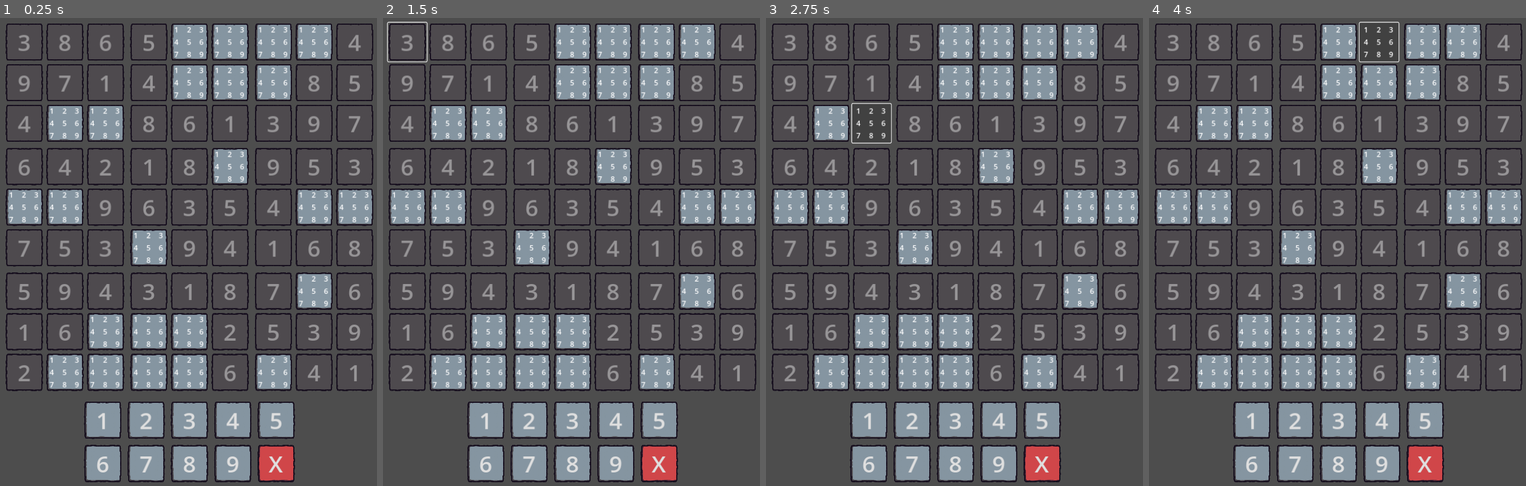
Above: before the commit, frames 1-4 (left to right).
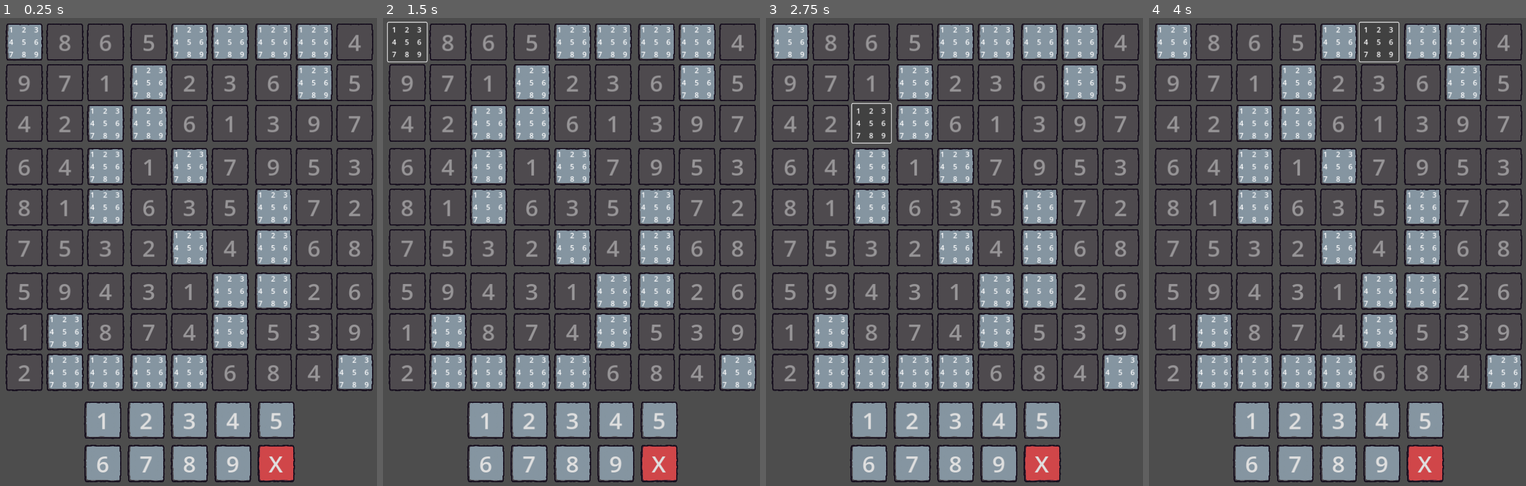
Above: after the commit, the same moments.

Repository: gitMickehh/soduku-recreation
Game: Godot game, scene res://soduku_scene.tscn
The game is run twice, just before and just after one commit, with the same random seed, the same clock (stepped at 60 frames per second) and the same inputs.
Inputs (mouse positions are in pixels of both pictures, inside the frame that each line leads up to):
- Up to frame 1 (0.25 s): no input
- Up to frame 2 (1.5 s): click (447, 120) at 0.52 s; click (405, 41) at 1.27 s
- Up to frame 3 (2.75 s): click (871, 120) at 2.02 s
- Up to frame 4 (4 s): click (1337, 41) at 2.77 s; click (1378, 41) at 3.52 s

The runs differ from the first frame. In frame 1, 18% of the frame differs, in the area x 2-99%, y 1-80%; in frame 2, 18%; in frame 3, 18%; in frame 4, 18%.

Commit message:
fixed miscalculation in global index!

Diff:
--- a/scripts/soduku_creator.gd
+++ b/scripts/soduku_creator.gd
@@ -128,6 +128,6 @@
 
 func get_cell_location_from_global_index(global_index: int) -> CellLocation:
 	var block_index = floori(global_index / 9)
-	var index_id = (global_index - (9 * block_index)) - 1
+	var index_id = (global_index - (9 * block_index))
 
 	return CellLocation.new_cell(Soduku_Solver.get_vector_from_index(index_id),Soduku_Solver.get_vector_from_index(block_index))
--- a/soduku_scene.tscn
+++ b/soduku_scene.tscn
@@ -10,11 +10,25 @@
 [ext_resource type="StyleBox" uid="uid://7pv4i3nt31s5" path="res://texture_stylebox/disabled_red_button.tres" id="7_ibq0h"]
 [ext_resource type="Texture2D" uid="uid://dmqntpq2bfb4p" path="res://art/soduku_ui.png" id="7_qbthg"]
 
-[sub_resource type="StyleBoxFlat" id="StyleBoxFlat_fxkm2"]
-resource_local_to_scene = true
-bg_color = Color(0.46, 0.46, 0.46, 1)
-
-[sub_resource type="StyleBoxFlat" id="StyleBoxFlat_n6wdw"]
+[sub_resource type="StyleBoxTexture" id="StyleBoxTexture_fvs7s"]
+resource_local_to_scene = true
+texture = ExtResource("7_qbthg")
+axis_stretch_horizontal = 2
+axis_stretch_vertical = 2
+region_rect = Rect2(512, 0, 512, 512)
+
+[sub_resource type="StyleBoxTexture" id="StyleBoxTexture_rnb3f"]
+resource_local_to_scene = true
+texture = ExtResource("7_qbthg")
+axis_stretch_horizontal = 2
+axis_stretch_vertical = 2
+region_rect = Rect2(0, 0, 512, 512)
+
+[sub_resource type="StyleBoxFlat" id="StyleBoxFlat_hssn3"]
+resource_local_to_scene = true
+bg_color = Color(0.46, 0.46, 0.46, 1)
+
+[sub_resource type="StyleBoxFlat" id="StyleBoxFlat_gt084"]
 resource_local_to_scene = true
 bg_color = Color(0.190762, 0.190762, 0.190762, 1)
 
@@ -33,11 +47,25 @@
 region_rect = Rect2(512, 512, 512, 512)
 modulate_color = Color(0.31, 0.2542, 0.2542, 1)
 
-[sub_resource type="StyleBoxFlat" id="StyleBoxFlat_f2jb4"]
-resource_local_to_scene = true
-bg_color = Color(0.46, 0.46, 0.46, 1)
-
-[sub_resource type="StyleBoxFlat" id="StyleBoxFlat_gyn28"]
+[sub_resource type="StyleBoxTexture" id="StyleBoxTexture_lpbg1"]
+resource_local_to_scene = true
+texture = ExtResource("7_qbthg")
+axis_stretch_horizontal = 2
+axis_stretch_vertical = 2
+region_rect = Rect2(512, 0, 512, 512)
+
+[sub_resource type="StyleBoxTexture" id="StyleBoxTexture_obdvu"]
+resource_local_to_scene = true
+texture = ExtResource("7_qbthg")
+axis_stretch_horizontal = 2
+axis_stretch_vertical = 2
+region_rect = Rect2(0, 0, 512, 512)
+
+[sub_resource type="StyleBoxFlat" id="StyleBoxFlat_35lcv"]
+resource_local_to_scene = true
+bg_color = Color(0.46, 0.46, 0.46, 1)
+
+[sub_resource type="StyleBoxFlat" id="StyleBoxFlat_f8tdo"]
 resource_local_to_scene = true
 bg_color = Color(0.190762, 0.190762, 0.190762, 1)
 
@@ -56,11 +84,25 @@
 region_rect = Rect2(512, 512, 512, 512)
 modulate_color = Color(0.31, 0.2542, 0.2542, 1)
 
-[sub_resource type="StyleBoxFlat" id="StyleBoxFlat_avs55"]
-resource_local_to_scene = true
-bg_color = Color(0.46, 0.46, 0.46, 1)
-
-[sub_resource type="StyleBoxFlat" id="StyleBoxFlat_f1akh"]
+[sub_resource type="StyleBoxTexture" id="StyleBoxTexture_f802o"]
+resource_local_to_scene = true
+texture = ExtResource("7_qbthg")
+axis_stretch_horizontal = 2
+axis_stretch_vertical = 2
+region_rect = Rect2(512, 0, 512, 512)
+
+[sub_resource type="StyleBoxTexture" id="StyleBoxTexture_6a6mp"]
+resource_local_to_scene = true
+texture = ExtResource("7_qbthg")
+axis_stretch_horizontal = 2
+axis_stretch_vertical = 2
+region_rect = Rect2(0, 0, 512, 512)
+
+[sub_resource type="StyleBoxFlat" id="StyleBoxFlat_akvsf"]
+resource_local_to_scene = true
+bg_color = Color(0.46, 0.46, 0.46, 1)
+
+[sub_resource type="StyleBoxFlat" id="StyleBoxFlat_xvbog"]
 resource_local_to_scene = true
 bg_color = Color(0.190762, 0.190762, 0.190762, 1)
 
@@ -79,11 +121,25 @@
 region_rect = Rect2(512, 512, 512, 512)
 modulate_color = Color(0.31, 0.2542, 0.2542, 1)
 
-[sub_resource type="StyleBoxFlat" id="StyleBoxFlat_jiec4"]
-resource_local_to_scene = true
-bg_color = Color(0.46, 0.46, 0.46, 1)
-
-[sub_resource type="StyleBoxFlat" id="StyleBoxFlat_ej4vh"]
+[sub_resource type="StyleBoxTexture" id="StyleBoxTexture_mtj2a"]
+resource_local_to_scene = true
+texture = ExtResource("7_qbthg")
+axis_stretch_horizontal = 2
+axis_stretch_vertical = 2
+region_rect = Rect2(512, 0, 512, 512)
+
+[sub_resource type="StyleBoxTexture" id="StyleBoxTexture_q5moq"]
+resource_local_to_scene = true
+texture = ExtResource("7_qbthg")
+axis_stretch_horizontal = 2
+axis_stretch_vertical = 2
+region_rect = Rect2(0, 0, 512, 512)
+
+[sub_resource type="StyleBoxFlat" id="StyleBoxFlat_5gqfr"]
+resource_local_to_scene = true
+bg_color = Color(0.46, 0.46, 0.46, 1)
+
+[sub_resource type="StyleBoxFlat" id="StyleBoxFlat_ew8u5"]
 resource_local_to_scene = true
 bg_color = Color(0.190762, 0.190762, 0.190762, 1)
 
@@ -102,11 +158,25 @@
 region_rect = Rect2(512, 512, 512, 512)
 modulate_color = Color(0.31, 0.2542, 0.2542, 1)
 
-[sub_resource type="StyleBoxFlat" id="StyleBoxFlat_bv33k"]
-resource_local_to_scene = true
-bg_color = Color(0.46, 0.46, 0.46, 1)
-
-[sub_resource type="StyleBoxFlat" id="StyleBoxFlat_jxew6"]
+[sub_resource type="StyleBoxTexture" id="StyleBoxTexture_4tq1c"]
+resource_local_to_scene = true
+texture = ExtResource("7_qbthg")
+axis_stretch_horizontal = 2
+axis_stretch_vertical = 2
+region_rect = Rect2(512, 0, 512, 512)
+
+[sub_resource type="StyleBoxTexture" id="StyleBoxTexture_1bnpf"]
+resource_local_to_scene = true
+texture = ExtResource("7_qbthg")
+axis_stretch_horizontal = 2
+axis_stretch_vertical = 2
+region_rect = Rect2(0, 0, 512, 512)
+
+[sub_resource type="StyleBoxFlat" id="StyleBoxFlat_tf1mq"]
+resource_local_to_scene = true
+bg_color = Color(0.46, 0.46, 0.46, 1)
+
+[sub_resource type="StyleBoxFlat" id="StyleBoxFlat_eafcu"]
 resource_local_to_scene = true
 bg_color = Color(0.190762, 0.190762, 0.190762, 1)
 
@@ -125,11 +195,25 @@
 region_rect = Rect2(512, 512, 512, 512)
 modulate_color = Color(0.31, 0.2542, 0.2542, 1)
 
-[sub_resource type="StyleBoxFlat" id="StyleBoxFlat_8eic2"]
-resource_local_to_scene = true
-bg_color = Color(0.46, 0.46, 0.46, 1)
-
-[sub_resource type="StyleBoxFlat" id="StyleBoxFlat_q5an2"]
+[sub_resource type="StyleBoxTexture" id="StyleBoxTexture_0634b"]
+resource_local_to_scene = true
+texture = ExtResource("7_qbthg")
+axis_stretch_horizontal = 2
+axis_stretch_vertical = 2
+region_rect = Rect2(512, 0, 512, 512)
+
+[sub_resource type="StyleBoxTexture" id="StyleBoxTexture_5rhqr"]
+resource_local_to_scene = true
+texture = ExtResource("7_qbthg")
+axis_stretch_horizontal = 2
+axis_stretch_vertical = 2
+region_rect = Rect2(0, 0, 512, 512)
+
+[sub_resource type="StyleBoxFlat" id="StyleBoxFlat_0j3dw"]
+resource_local_to_scene = true
+bg_color = Color(0.46, 0.46, 0.46, 1)
+
+[sub_resource type="StyleBoxFlat" id="StyleBoxFlat_k3e4j"]
 resource_local_to_scene = true
 bg_color = Color(0.190762, 0.190762, 0.190762, 1)
 
@@ -148,11 +232,25 @@
 region_rect = Rect2(512, 512, 512, 512)
 modulate_color = Color(0.31, 0.2542, 0.2542, 1)
 
-[sub_resource type="StyleBoxFlat" id="StyleBoxFlat_ge8fi"]
-resource_local_to_scene = true
-bg_color = Color(0.46, 0.46, 0.46, 1)
-
-[sub_resource type="StyleBoxFlat" id="StyleBoxFlat_0ttj6"]
+[sub_resource type="StyleBoxTexture" id="StyleBoxTexture_hytfa"]
+resource_local_to_scene = true
+texture = ExtResource("7_qbthg")
+axis_stretch_horizontal = 2
+axis_stretch_vertical = 2
+region_rect = Rect2(512, 0, 512, 512)
+
+[sub_resource type="StyleBoxTexture" id="StyleBoxTexture_celni"]
+resource_local_to_scene = true
+texture = ExtResource("7_qbthg")
+axis_stretch_horizontal = 2
+axis_stretch_vertical = 2
+region_rect = Rect2(0, 0, 512, 512)
+
+[sub_resource type="StyleBoxFlat" id="StyleBoxFlat_6joab"]
+resource_local_to_scene = true
+bg_color = Color(0.46, 0.46, 0.46, 1)
+
+[sub_resource type="StyleBoxFlat" id="StyleBoxFlat_kotjg"]
 resource_local_to_scene = true
 bg_color = Color(0.190762, 0.190762, 0.190762, 1)
 
@@ -171,11 +269,25 @@
 region_rect = Rect2(512, 512, 512, 512)
 modulate_color = Color(0.31, 0.2542, 0.2542, 1)
 
-[sub_resource type="StyleBoxFlat" id="StyleBoxFlat_v32ir"]
-resource_local_to_scene = true
-bg_color = Color(0.46, 0.46, 0.46, 1)
-
-[sub_resource type="StyleBoxFlat" id="StyleBoxFlat_r51fc"]
+[sub_resource type="StyleBoxTexture" id="StyleBoxTexture_nlqx4"]
+resource_local_to_scene = true
+texture = ExtResource("7_qbthg")
+axis_stretch_horizontal = 2
+axis_stretch_vertical = 2
+region_rect = Rect2(512, 0, 512, 512)
+
+[sub_resource type="StyleBoxTexture" id="StyleBoxTexture_7yblu"]
+resource_local_to_scene = true
+texture = ExtResource("7_qbthg")
+axis_stretch_horizontal = 2
+axis_stretch_vertical = 2
+region_rect = Rect2(0, 0, 512, 512)
+
+[sub_resource type="StyleBoxFlat" id="StyleBoxFlat_gc1xg"]
+resource_local_to_scene = true
+bg_color = Color(0.46, 0.46, 0.46, 1)
+
+[sub_resource type="StyleBoxFlat" id="StyleBoxFlat_c55cj"]
 resource_local_to_scene = true
 bg_color = Color(0.190762, 0.190762, 0.190762, 1)
 
@@ -194,11 +306,25 @@
 region_rect = Rect2(512, 512, 512, 512)
 modulate_color = Color(0.31, 0.2542, 0.2542, 1)
 
-[sub_resource type="StyleBoxFlat" id="StyleBoxFlat_h0nfp"]
-resource_local_to_scene = true
-bg_color = Color(0.46, 0.46, 0.46, 1)
-
-[sub_resource type="StyleBoxFlat" id="StyleBoxFlat_q28fr"]
+[sub_resource type="StyleBoxTexture" id="StyleBoxTexture_gs5h1"]
+resource_local_to_scene = true
+texture = ExtResource("7_qbthg")
+axis_stretch_horizontal = 2
+axis_stretch_vertical = 2
+region_rect = Rect2(512, 0, 512, 512)
+
+[sub_resource type="StyleBoxTexture" id="StyleBoxTexture_jjcdc"]
+resource_local_to_scene = true
+texture = ExtResource("7_qbthg")
+axis_stretch_horizontal = 2
+axis_stretch_vertical = 2
+region_rect = Rect2(0, 0, 512, 512)
+
+[sub_resource type="StyleBoxFlat" id="StyleBoxFlat_8ea2t"]
+resource_local_to_scene = true
+bg_color = Color(0.46, 0.46, 0.46, 1)
+
+[sub_resource type="StyleBoxFlat" id="StyleBoxFlat_rmnbd"]
 resource_local_to_scene = true
 bg_color = Color(0.190762, 0.190762, 0.190762, 1)
 
@@ -217,19 +343,19 @@
 region_rect = Rect2(512, 512, 512, 512)
 modulate_color = Color(0.31, 0.2542, 0.2542, 1)
 
+[sub_resource type="StyleBoxTexture" id="StyleBoxTexture_r13wv"]
+resource_local_to_scene = true
+texture = ExtResource("7_qbthg")
+axis_stretch_horizontal = 2
+axis_stretch_vertical = 2
+region_rect = Rect2(512, 0, 512, 512)
+
 [sub_resource type="StyleBoxTexture" id="StyleBoxTexture_ywat4"]
 resource_local_to_scene = true
 texture = ExtResource("7_qbthg")
 axis_stretch_horizontal = 2
 axis_stretch_vertical = 2
 region_rect = Rect2(0, 0, 512, 512)
-
-[sub_resource type="StyleBoxTexture" id="StyleBoxTexture_r13wv"]
-resource_local_to_scene = true
-texture = ExtResource("7_qbthg")
-axis_stretch_horizontal = 2
-axis_stretch_vertical = 2
-region_rect = Rect2(512, 0, 512, 512)
 
 [sub_resource type="StyleBoxTexture" id="StyleBoxTexture_y48r3"]
 resource_local_to_scene = true
@@ -309,41 +435,51 @@
 
 [node name="1" parent="Game_Container/Whole_Game_Container/input_lines_container/Input_Line_1" instance=ExtResource("2_wdpfm")]
 layout_mode = 2
+theme_override_styles/disabled = SubResource("StyleBoxTexture_fvs7s")
+theme_override_styles/normal = SubResource("StyleBoxTexture_rnb3f")
 text = "1"
-default_color_stylebox = SubResource("StyleBoxFlat_fxkm2")
-default_color_disabled_stylebox = SubResource("StyleBoxFlat_n6wdw")
+default_color_stylebox = SubResource("StyleBoxFlat_hssn3")
+default_color_disabled_stylebox = SubResource("StyleBoxFlat_gt084")
 duplicate_color_stylebox = SubResource("StyleBoxTexture_v38a0")
 duplicate_color_disabled_stylebox = SubResource("StyleBoxTexture_ksfl7")
 
 [node name="2" parent="Game_Container/Whole_Game_Container/input_lines_container/Input_Line_1" instance=ExtResource("2_wdpfm")]
 layout_mode = 2
+theme_override_styles/disabled = SubResource("StyleBoxTexture_lpbg1")
+theme_override_styles/normal = SubResource("StyleBoxTexture_obdvu")
 text = "2"
-default_color_stylebox = SubResource("StyleBoxFlat_f2jb4")
-default_color_disabled_stylebox = SubResource("StyleBoxFlat_gyn28")
+default_color_stylebox = SubResource("StyleBoxFlat_35lcv")
+default_color_disabled_stylebox = SubResource("StyleBoxFlat_f8tdo")
 duplicate_color_stylebox = SubResource("StyleBoxTexture_wb0g3")
 duplicate_color_disabled_stylebox = SubResource("StyleBoxTexture_lf7t4")
 
 [node name="3" parent="Game_Container/Whole_Game_Container/input_lines_container/Input_Line_1" instance=ExtResource("2_wdpfm")]
 layout_mode = 2
+theme_override_styles/disabled = SubResource("StyleBoxTexture_f802o")
+theme_override_styles/normal = SubResource("StyleBoxTexture_6a6mp")
 text = "3"
-default_color_stylebox = SubResource("StyleBoxFlat_avs55")
-default_color_disabled_stylebox = SubResource("StyleBoxFlat_f1akh")
+default_color_stylebox = SubResource("StyleBoxFlat_akvsf")
+default_color_disabled_stylebox = SubResource("StyleBoxFlat_xvbog")
 duplicate_color_stylebox = SubResource("StyleBoxTexture_8maoq")
 duplicate_color_disabled_stylebox = SubResource("StyleBoxTexture_6hr52")
 
 [node name="4" parent="Game_Container/Whole_Game_Container/input_lines_container/Input_Line_1" instance=ExtResource("2_wdpfm")]
 layout_mode = 2
+theme_override_styles/disabled = SubResource("StyleBoxTexture_mtj2a")
+theme_override_styles/normal = SubResource("StyleBoxTexture_q5moq")
 text = "4"
-default_color_stylebox = SubResource("StyleBoxFlat_jiec4")
-default_color_disabled_stylebox = SubResource("StyleBoxFlat_ej4vh")
+default_color_stylebox = SubResource("StyleBoxFlat_5gqfr")
+default_color_disabled_stylebox = SubResource("StyleBoxFlat_ew8u5")
 duplicate_color_stylebox = SubResource("StyleBoxTexture_p2yl0")
 duplicate_color_disabled_stylebox = SubResource("StyleBoxTexture_tuuuk")
 
 [node name="5" parent="Game_Container/Whole_Game_Container/input_lines_container/Input_Line_1" instance=ExtResource("2_wdpfm")]
 layout_mode = 2
+theme_override_styles/disabled = SubResource("StyleBoxTexture_4tq1c")
+theme_override_styles/normal = SubResource("StyleBoxTexture_1bnpf")
 text = "5"
-default_color_stylebox = SubResource("StyleBoxFlat_bv33k")
-default_color_disabled_stylebox = SubResource("StyleBoxFlat_jxew6")
+default_color_stylebox = SubResource("StyleBoxFlat_tf1mq")
+default_color_disabled_stylebox = SubResource("StyleBoxFlat_eafcu")
 duplicate_color_stylebox = SubResource("StyleBoxTexture_2wo3a")
 duplicate_color_disabled_stylebox = SubResource("StyleBoxTexture_jhuua")
 
@@ -355,40 +491,48 @@
 
 [node name="6" parent="Game_Container/Whole_Game_Container/input_lines_container/Input_Line_2" instance=ExtResource("2_wdpfm")]
 layout_mode = 2
+theme_override_styles/disabled = SubResource("StyleBoxTexture_0634b")
+theme_override_styles/normal = SubResource("StyleBoxTexture_5rhqr")
 text = "6"
-default_color_stylebox = SubResource("StyleBoxFlat_8eic2")
-default_color_disabled_stylebox = SubResource("StyleBoxFlat_q5an2")
+default_color_stylebox = SubResource("StyleBoxFlat_0j3dw")
+default_color_disabled_stylebox = SubResource("StyleBoxFlat_k3e4j")
 duplicate_color_stylebox = SubResource("StyleBoxTexture_6u0c0")
 duplicate_color_disabled_stylebox = SubResource("StyleBoxTexture_k5pnj")
 
 [node name="7" parent="Game_Container/Whole_Game_Container/input_lines_container/Input_Line_2" instance=ExtResource("2_wdpfm")]
 layout_mode = 2
+theme_override_styles/disabled = SubResource("StyleBoxTexture_hytfa")
+theme_override_styles/normal = SubResource("StyleBoxTexture_celni")
 text = "7"
-default_color_stylebox = SubResource("StyleBoxFlat_ge8fi")
-default_color_disabled_stylebox = SubResource("StyleBoxFlat_0ttj6")
+default_color_stylebox = SubResource("StyleBoxFlat_6joab")
+default_color_disabled_stylebox = SubResource("StyleBoxFlat_kotjg")
 duplicate_color_stylebox = SubResource("StyleBoxTexture_0iqfk")
 duplicate_color_disabled_stylebox = SubResource("StyleBoxTexture_wm2cp")
 
 [node name="8" parent="Game_Container/Whole_Game_Container/input_lines_container/Input_Line_2" instance=ExtResource("2_wdpfm")]
 layout_mode = 2
+theme_override_styles/disabled = SubResource("StyleBoxTexture_nlqx4")
+theme_override_styles/normal = SubResource("StyleBoxTexture_7yblu")
 text = "8"
-default_color_stylebox = SubResource("StyleBoxFlat_v32ir")
-default_color_disabled_stylebox = SubResource("StyleBoxFlat_r51fc")
+default_color_stylebox = SubResource("StyleBoxFlat_gc1xg")
+default_color_disabled_stylebox = SubResource("StyleBoxFlat_c55cj")
 duplicate_color_stylebox = SubResource("StyleBoxTexture_q8hyw")
 duplicate_color_disabled_stylebox = SubResource("StyleBoxTexture_qrfl0")
 
 [node name="9" parent="Game_Container/Whole_Game_Container/input_lines_container/Input_Line_2" instance=ExtResource("2_wdpfm")]
 layout_mode = 2
+theme_override_styles/disabled = SubResource("StyleBoxTexture_gs5h1")
+theme_override_styles/normal = SubResource("StyleBoxTexture_jjcdc")
 text = "9"
-default_color_stylebox = SubResource("StyleBoxFlat_h0nfp")
-default_color_disabled_stylebox = SubResource("StyleBoxFlat_q28fr")
+default_color_stylebox = SubResource("StyleBoxFlat_8ea2t")
+default_color_disabled_stylebox = SubResource("StyleBoxFlat_rmnbd")
 duplicate_color_stylebox = SubResource("StyleBoxTexture_frq4v")
 duplicate_color_disabled_stylebox = SubResource("StyleBoxTexture_k8wm2")
 
 [node name="X" parent="Game_Container/Whole_Game_Container/input_lines_container/Input_Line_2" instance=ExtResource("2_wdpfm")]
 layout_mode = 2
-theme_override_styles/disabled = ExtResource("7_ibq0h")
-theme_override_styles/normal = ExtResource("6_l11xn")
+theme_override_styles/disabled = SubResource("StyleBoxTexture_r13wv")
+theme_override_styles/normal = SubResource("StyleBoxTexture_ywat4")
 text = "X"
 default_color_stylebox = SubResource("StyleBoxTexture_ywat4")
 default_color_disabled_stylebox = SubResource("StyleBoxTexture_r13wv")
Not shown: 1 places in soduku_scene.tscn that only renumber resources
